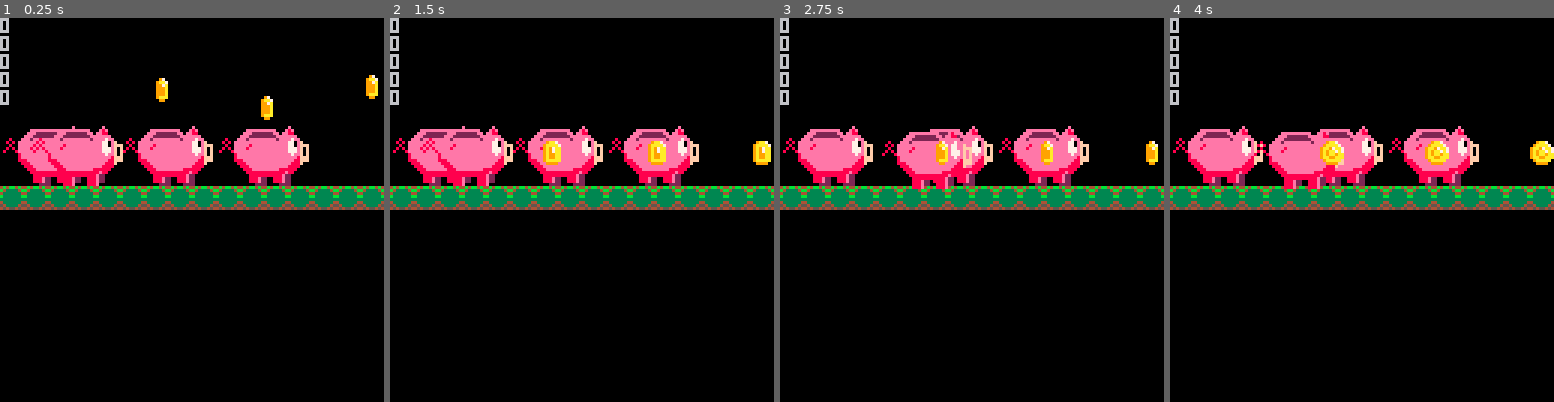
Above: before the commit, frames 1-4 (left to right).
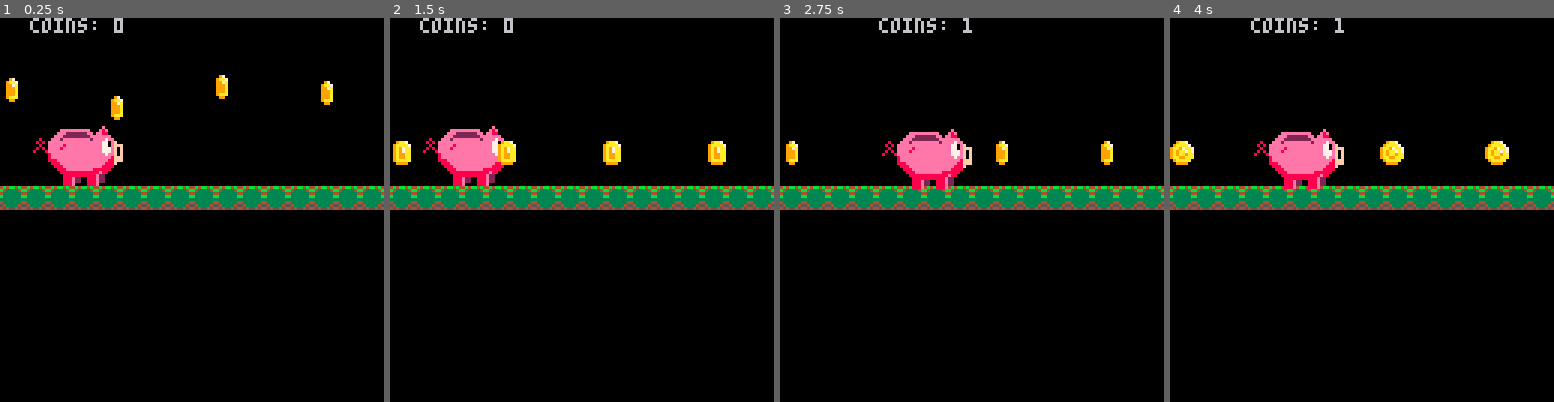
Above: after the commit, the same moments.

Repository: Houzvicka/ld44
Game: PICO-8 cartridge piggy.p8
Two runs of this game, one before a commit and one after it. Both use one fixed random seed, a clock stepped at 60 frames per second and the inputs below.
Inputs:
- Up to frame 1 (0.25 s): no input
- Up to frame 2 (1.5 s): no input
- Up to frame 3 (2.75 s): hold Right 1.6-2.1 s; hold Up 2.15-2.42 s; hold Right from 2.47 s (still down)
- Up to frame 4 (4 s): release Right at 3.03 s; hold Left 3.08-3.58 s

The runs differ from the first frame. In frame 1, 7.5% of the frame differs, in the area x 0-99%, y 0-44%; in frame 2, 7.6%; in frame 3, 6.8%; in frame 4, 8.0%, in the area x 0-100%, y 0-44%.

Commit message:
Update piggy.p8

Diff:
--- a/piggy.p8
+++ b/piggy.p8
@@ -14,6 +14,8 @@
 		add(coins,newcoin)
  end
 
+ printh("int")
+
 end
 
 function _update()
@@ -28,6 +31,9 @@
  map(0, 0, 0, 0, 128, 32)
  draw_player()
  draw_coins()
+
+ --draw score
+ print("coins: "..player.ncoin, player.x, 0)
 end
 -->8
 //player
@@ -83,13 +89,6 @@
 
 coins = {}
 
-function make_coins()
- for i=0,3 do
-		newcoin = make_coin(i)
-		add(coins,newcoin)
- end
-end
-
 function move_coins()
  for c in all(coins) do
  	move_coin(c)
@@ -106,7 +105,7 @@
 
 function make_coin(pos)
 	local coin = {}
-	coin.x = pos * 35 + 50
+	coin.x = pos * 35
 	coin.y = rnd(20)
 	coin.dy = 1
 	coin.value = 0
@@ -130,19 +129,29 @@
   on_ground=false
  end
 
- 	coin.y += coin.dy
+ coin.y += coin.dy
 
 end
 
 function check_collision(coin)
-	if(hit(coin.x+2,coin.y+2,6,6)==2) then
-	 --colect
+
+	if(coin.x >=player.x and coin.x+6 <=player.x+30)
+	then
+		if(coin.y >= player.y and coin.y+6 <=player.y+30)
+		then
+		colect_coin(coin)
+		end
 	end
+
+end
+
+function colect_coin(coin)
+	del(coins, coin)
+	player.ncoin+=1
 end
 
 function draw_coin(coin)
  spr(coin.sprite,coin.x,coin.y)
- print(collide)
 end
 
 
@@ -240,17 +249,17 @@
 00000000000888e2200888e22000000000000000000888e2200888e2200000000000000000000000000000000000000000000000000000000000000000000000
 00000000000888e0000888e000000000000000000000022220000222200000000000000000000000000000000000000000000000000000000000000000000000
 __gff__
-0004040404040400000000000000000001010101000000000000000000000000010101010000000000000000000000000800000000000000000000000000000000000000000000000000000000000000000000000000000000000000000000000000000000000000000000000000000000000000000000000000000000000000
+0004040404040400000000000000000001010101000000000000000000000000010101010000000000000000000000000800000000000000000000000000000001010101010101010000000000000000010101010101010100000000000000000101010101010101000000000000000001010101010101010000000000000000
 0000000000000000000000000000000000000000000000000000000000000000000000000000000000000000000000000000000000000000000000000000000000000000000000000000000000000000000000000000000000000000000000000000000000000000000000000000000000000000000000000000000000000000
 __map__
 0000000000000000000000000000000000000000000000000000000000000000000000000000000000000000000000000000000000000000000000000000000000000000000000000000000000000000000000000000000000000000000000000000000000000000000000000000000000000000000000000000000000000000
 0000000000000000000000000000000000000000000000000000000000000000000000000000000000000000000000000000000000000000000000000000000000000000000000000000000000000000000000000000000000000000000000000000000000000000000000000000000000000000000000000000000000000000
 0000000000000000000000000000000000000000004041424344454647000000000000000000000000000000000000000000000000000000000000000000000000000000000000000000000000000000000000000000000000000000000000000000000000000000000000000000000000000000000000000000000000000000
 0000000000000000000000000000000000000000005051525354555657000000000000000000000000000000000000000000000000000000000000000000000000000000000000000000000000000000000000000000000000000000000000000000000000000000000000000000000000000000000000000000000000000000
-0055565700005556570055565700000000000000006061626364656667000000000000000000000000000000000000000000000000000000000000000000000000000000000000000000000000000000000000000000000000000000000000000000000000000000000000000000000000000000000000000000000000000000
-6465666700646566676465666700000000000000007071727374757677000000000000004041424300404142430040410000000000000000000000000000000000000000000000000000000000000000000000000000000000000000000000000000000000000000000000000000000000000000000000000000000000000000
-7475767700747576777475767700000000000000008081828384858687000000000000005051525300505152530050510000000000000000000000000000000000000000000000000000000000000000000000000000000000000000000000000000000000000000000000000000000000000000000000000000000000000000
-3030303030303030303030303030303000000000009091929394959697000000000000006061626300606162630000000000000000000000000000000000000000000000000000000000000000000000000000000000000000000000000000000000000000000000000000000000000000000000000000000000000000000000
+0000000000000000000000000000000000000000006061626364656667000000000000000000000000000000000000000000000000000000000000000000000000000000000000000000000000000000000000000000000000000000000000000000000000000000000000000000000000000000000000000000000000000000
+0000000000000000000000000000000000000000007071727374757677000000000000004041424300404142430040410000000000000000000000000000000000000000000000000000000000000000000000000000000000000000000000000000000000000000000000000000000000000000000000000000000000000000
+0000000000000000000000000000000000000000008081828384858687000000000000005051525300505152530050510000000000000000000000000000000000000000000000000000000000000000000000000000000000000000000000000000000000000000000000000000000000000000000000000000000000000000
+3030303030303030303030303030303030303030303030303094959697000000000000006061626300606162630000000000000000000000000000000000000000000000000000000000000000000000000000000000000000000000000000000000000000000000000000000000000000000000000000000000000000000000
 000000000000000000000000000000000000000000a0a1a2a3a4a5a6a7000000000000007071727300707172730000000000000000000000000000000000000000000000000000000000000000000000000000000000000000000000000000000000000000000000000000000000000000000000000000000000000000000000
 000000000000000000000000000000000000000000b0b1b2b3b4b5b6b7000000000000000000000000000000000000000000000000000000000000000000000000000000000000000000000000000000000000000000000000000000000000000000000000000000000000000000000000000000000000000000000000000000
 0000000000000000000000000000000000000000000000000000000000000000000000000000000000000000000000000000000000000000000000000000000000000000000000000000000000000000000000000000000000000000000000000000000000000000000000000000000000000000000000000000000000000000
